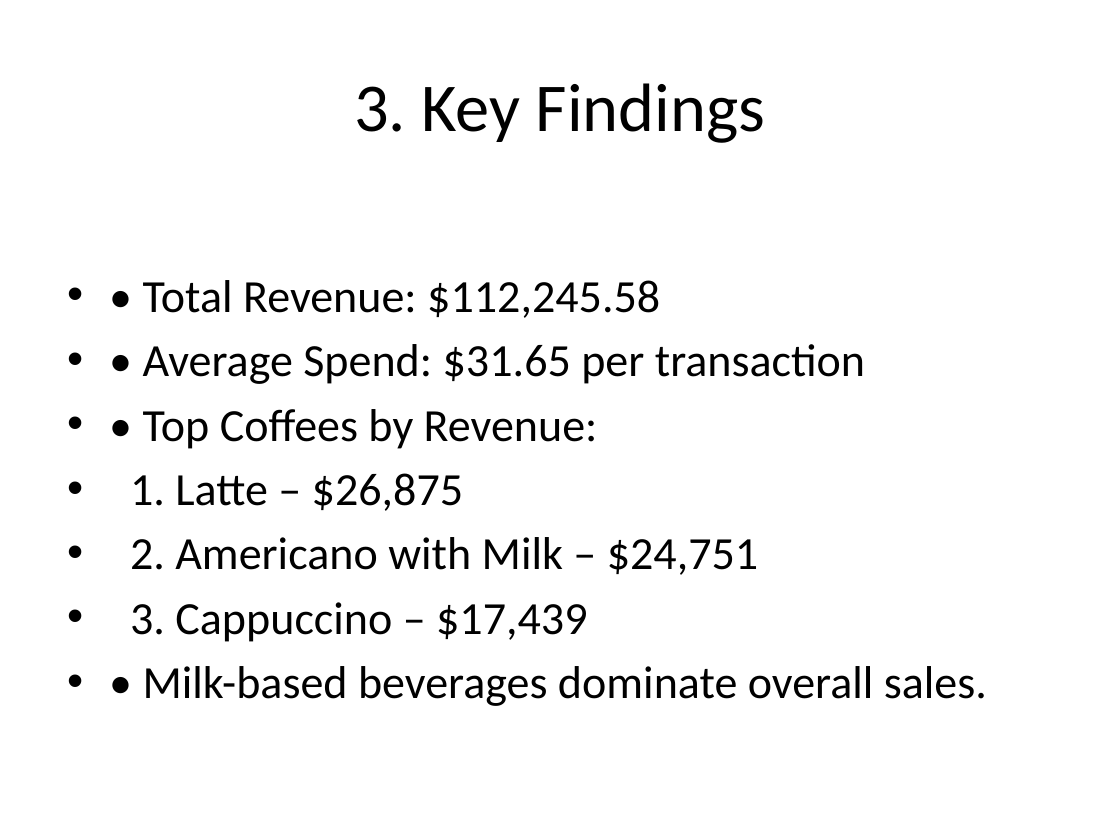
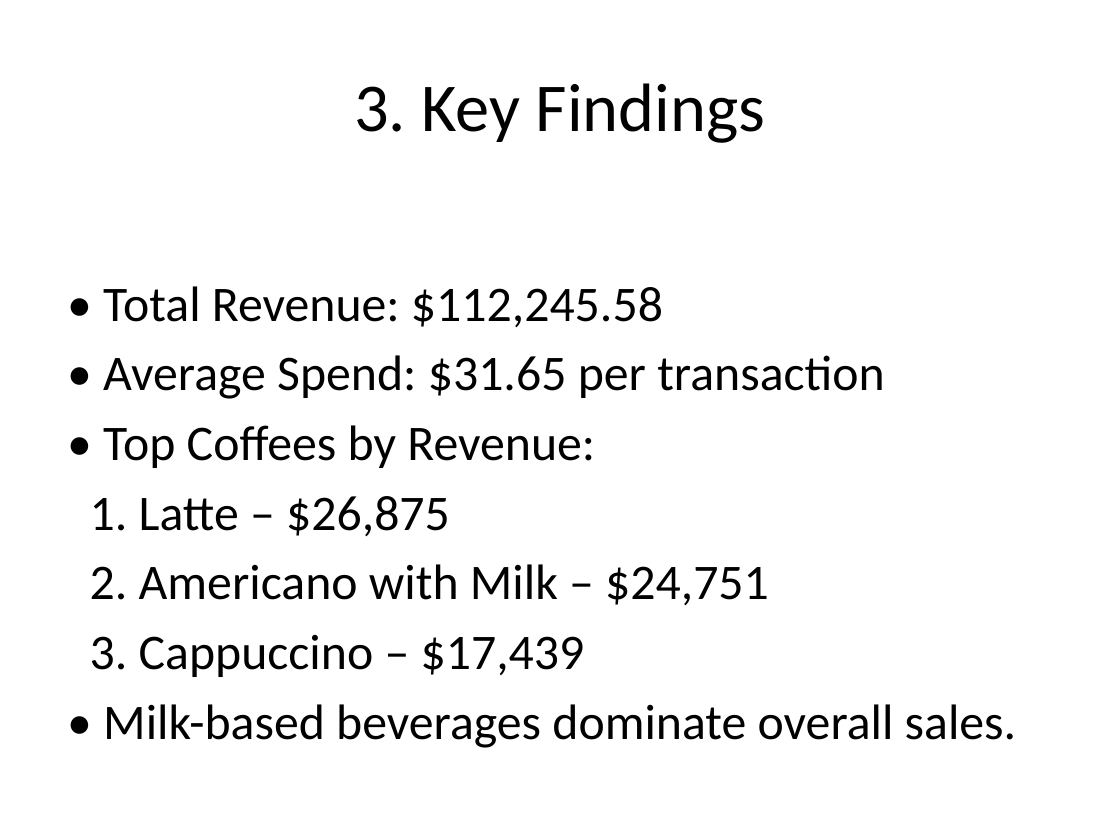
Before and after one commit to vaishnavi-231204/BIG-DATA-ANALYTICS, a slide deck: slide 4 of 7. Coffee Sales Analysis/Coffee_Sales_Analysis_Presentation (1).pptx. Drawn at 1120x840 pixels with LibreOffice and Linux fonts; fonts in the diff are those of the drawing. Boxes give left, top, right and bottom in pixels: in the first picture for what was removed or moved away, otherwise in the second. Text is boxed around its words. In the diff, an @@ line names an element or a change of style, - is before the commit and + after.

```diff
--- a/7. Coffee Sales Analysis/Coffee_Sales_Analysis_Presentation (1).pptx
+++ b/7. Coffee Sales Analysis/Coffee_Sales_Analysis_Presentation (1).pptx
@@ text "• Total Revenue: $112,245.58" at <box>90,286,1016,748</box>: size 29.6 to 32 pt; bullet • to none @@
```
Also in this commit, not shown: 6 other slides changed.
